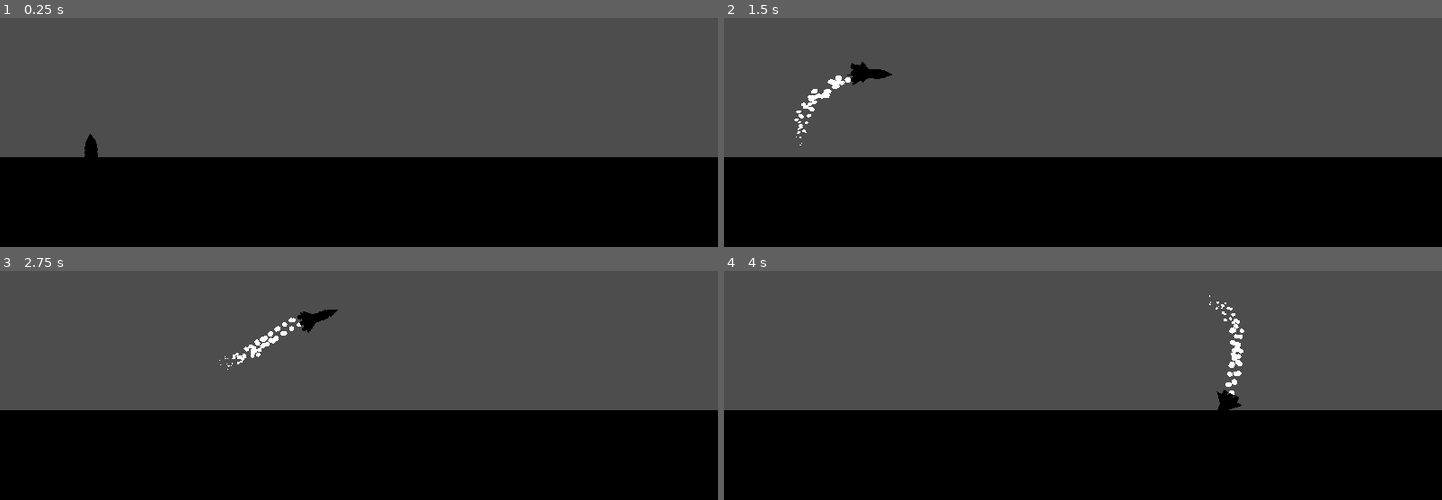
Above: before the commit, frames 1-4 (two rows, left to right).
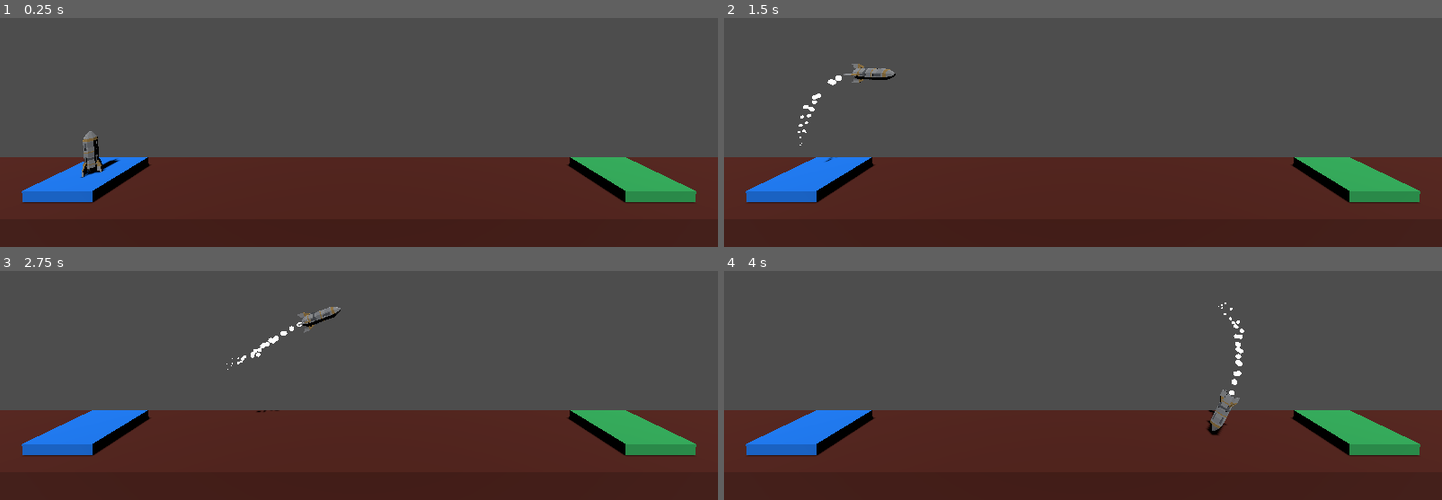
Above: after the commit, the same moments.

Repository: CharlExMachina/godot-3d-project-boost
Game: Godot game, scene res://level/level.tscn
Same seed, same stepped clock (60 frames per second), same inputs: the game is played once before the commit and once after it.
Inputs:
- Up to frame 1 (0.25 s): no input
- Up to frame 2 (1.5 s): tap Enter at 0.5 s; hold D (rotate_right) 0.53-1.28 s; hold Space (boost) 0.53-1.28 s; hold A (rotate_left) from 1.28 s (still down); tap Space (boost) at 1.35 s
- Up to frame 3 (2.75 s): release A (rotate_left) at 2.03 s; hold D (rotate_right) from 2.03 s (still down); hold Space (boost) from 2.03 s (still down)
- Up to frame 4 (4 s): release Space (boost) at 2.78 s; tap Space (boost) at 2.85 s; release D (rotate_right) at 3.53 s; hold A (rotate_left) from 3.53 s (still down); hold Space (boost) from 3.53 s (still down)

The runs differ from the first frame. In frame 1, 39% of the frame differs, in the area x 0-100%, y 49-100%; in frame 2, 39%, in the area x 0-100%, y 19-100%; in frame 3, 39%; in frame 4, 39%.

Commit message:
Update player's model

Diff:
--- a/level/level.tscn
+++ b/level/level.tscn
@@ -39,3 +39,7 @@
 
 [node name="Player" parent="." instance=ExtResource("1_u52ul")]
 transform = Transform3D(1, 0, 0, 0, 1, 0, 0, 0, 1, -12.8796, 1.5, 0)
+
+[node name="DirectionalLight3D" type="DirectionalLight3D" parent="."]
+transform = Transform3D(1, 0, 0, 0, 0.563973, 0.825793, 0, -0.825793, 0.563973, 0, 13.4884, 0)
+shadow_enabled = true
--- a/player.gd
+++ b/player.gd
@@ -5,8 +5,6 @@
 @onready var success_audio: AudioStreamPlayer = $SuccessAudio
 @onready var rocket_audio: AudioStreamPlayer3D = $RocketAudio
 @onready var booster_particles: GPUParticles3D = $BoosterParticles
-@onready var booster_particles_left: GPUParticles3D = $BoosterParticlesLeft
-@onready var booster_particles_right: GPUParticles3D = $BoosterParticlesRight
 @onready var explosion_particles: GPUParticles3D = $ExplosionParticles
 @onready var success_particles: GPUParticles3D = $SuccessParticles
 
@@ -32,16 +30,10 @@
 		rocket_audio.stop()
 
 	if Input.is_action_pressed("rotate_left") and not Input.is_action_pressed("rotate_right"):
-		booster_particles_right.emitting = true
 		apply_torque(Vector3(0.0, 0.0, torque * delta))
-	else:
-		booster_particles_right.emitting = false
 
 	if Input.is_action_pressed("rotate_right") and not Input.is_action_just_released("rotate_left"):
-		booster_particles_left.emitting = true
 		apply_torque(Vector3(0.0, 0.0, -torque * delta))
-	else:
-		booster_particles_left.emitting = false
 
 	if Input.is_action_just_pressed("ui_cancel"):
 		get_tree().quit()
@@ -61,8 +53,6 @@
 
 func crash_sequence() -> void:
 	booster_particles.emitting = false
-	booster_particles_left.emitting = false
-	booster_particles_right.emitting = false
 	rocket_audio.stop()
 
 	explosion_particles.emitting = true
--- a/player.tscn
+++ b/player.tscn
@@ -7,52 +7,15 @@
 [ext_resource type="PackedScene" uid="uid://f0ow11apxf6h" path="res://particles/booster_particles.tscn" id="5_sweqy"]
 [ext_resource type="PackedScene" uid="uid://dcecb8hw7dbrv" path="res://particles/explosion_particles.tscn" id="6_2hs0m"]
 [ext_resource type="PackedScene" uid="uid://jfwajmrh6ca7" path="res://particles/success_particles.tscn" id="7_1jxqw"]
-[ext_resource type="Material" uid="uid://bnubiwtkpn3vv" path="res://ship_red_material.tres" id="8_dw050"]
-[ext_resource type="Material" uid="uid://datungp0vjhug" path="res://ship_white_material.tres" id="8_nvl01"]
-[ext_resource type="Material" uid="uid://dl5m4ph82uplw" path="res://ship_orange_material.tres" id="10_ivps1"]
-[ext_resource type="Material" uid="uid://betgcjhvvvey" path="res://ship_black_material.tres" id="11_urp6f"]
+[ext_resource type="PackedScene" uid="uid://cs1xo073nwgkf" path="res://player/rocket_baseB.glb" id="12_u1c27"]
+[ext_resource type="PackedScene" uid="uid://c4wxt3aq6dtni" path="res://player/rocket_finsA.glb" id="13_op7ga"]
+[ext_resource type="PackedScene" uid="uid://bd7n62gn7jyaf" path="res://player/rocket_fuelA.glb" id="14_q13i1"]
+[ext_resource type="PackedScene" uid="uid://dli8i4j2fam4x" path="res://player/rocket_sidesA.glb" id="15_pylmc"]
+[ext_resource type="PackedScene" uid="uid://rrhlop3ixweh" path="res://player/rocket_topA.glb" id="16_pbfsw"]
 
 [sub_resource type="CylinderMesh" id="CylinderMesh_hqtel"]
 
 [sub_resource type="CylinderShape3D" id="CylinderShape3D_4flbx"]
-
-[sub_resource type="CylinderMesh" id="CylinderMesh_1jxqw"]
-top_radius = 0.2
-bottom_radius = 0.2
-height = 1.2
-
-[sub_resource type="CylinderMesh" id="CylinderMesh_dw050"]
-top_radius = 0.0
-bottom_radius = 0.2
-height = 0.5
-
-[sub_resource type="CylinderMesh" id="CylinderMesh_b26j0"]
-top_radius = 0.22
-bottom_radius = 0.22
-height = 0.12
-
-[sub_resource type="CylinderMesh" id="CylinderMesh_n7ghd"]
-top_radius = 0.14
-bottom_radius = 0.14
-height = 0.12
-
-[sub_resource type="PrismMesh" id="PrismMesh_n7ghd"]
-left_to_right = 0.0
-size = Vector3(0.4, 0.5, 0.04)
-
-[sub_resource type="PrismMesh" id="PrismMesh_nvl01"]
-left_to_right = 1.0
-size = Vector3(0.4, 0.5, 0.04)
-
-[sub_resource type="CylinderMesh" id="CylinderMesh_nvl01"]
-top_radius = 0.1
-bottom_radius = 0.1
-height = 0.3
-
-[sub_resource type="TorusMesh" id="TorusMesh_1jxqw"]
-inner_radius = 0.128
-outer_radius = 0.212
-rings = 32
 
 [node name="Player" type="RigidBody3D"]
 axis_lock_linear_z = true
@@ -88,111 +51,27 @@
 [node name="BoosterParticles" parent="." instance=ExtResource("5_sweqy")]
 transform = Transform3D(1, 0, 0, 0, 1, 0, 0, 0, 1, 0, -1, 0)
 
-[node name="BoosterParticlesRight" parent="." instance=ExtResource("5_sweqy")]
-transform = Transform3D(1, 0, 0, 0, 1, 0, 0, 0, 1, 0.294062, -1, 0)
-
-[node name="BoosterParticlesLeft" parent="." instance=ExtResource("5_sweqy")]
-transform = Transform3D(1, 0, 0, 0, 1, 0, 0, 0, 1, -0.301063, -1, 0)
-
 [node name="ExplosionParticles" parent="." instance=ExtResource("6_2hs0m")]
 
 [node name="SuccessParticles" parent="." instance=ExtResource("7_1jxqw")]
 
-[node name="Body" type="MeshInstance3D" parent="."]
-transform = Transform3D(1, 0, 0, 0, 1, 0, 0, 0, 1, 0, -0.25, 0)
-material_override = ExtResource("8_nvl01")
-mesh = SubResource("CylinderMesh_1jxqw")
+[node name="Body" type="Node3D" parent="."]
+transform = Transform3D(1, 0, 0, 0, 1, 0, 0, 0, 1, 0, 0, -0.75)
+metadata/_edit_group_ = true
 
-[node name="Cockpit" type="MeshInstance3D" parent="Body"]
-transform = Transform3D(1, 0, 0, 0, 1, 0, 0, 0, 1, 0, 0.925, 0)
-material_override = ExtResource("8_nvl01")
-mesh = SubResource("CylinderMesh_dw050")
-skeleton = NodePath("../..")
+[node name="rocket_baseB2" parent="Body" instance=ExtResource("12_u1c27")]
+transform = Transform3D(0.5, 0, 0, 0, 0.5, 0, 0, 0, 0.5, -1, -0.99, 0)
 
-[node name="OuterRing" type="MeshInstance3D" parent="Body"]
-transform = Transform3D(1, 0, 0, 0, 1, 0, 0, 0, 1, 0, 0.509185, 0)
-material_override = ExtResource("8_dw050")
-mesh = SubResource("CylinderMesh_b26j0")
+[node name="rocket_finsA2" parent="Body" instance=ExtResource("13_op7ga")]
+transform = Transform3D(0.5, 0, 0, 0, 0.5, 0, 0, 0, 0.5, -1, -0.492, 0)
 
-[node name="CockpitBridge" type="MeshInstance3D" parent="Body"]
-transform = Transform3D(1, 0, 0, 0, 1, 0, 0, 0, 1, 0, 0.638633, 0)
-material_override = ExtResource("8_nvl01")
-mesh = SubResource("CylinderMesh_n7ghd")
+[node name="rocket_fuelA2" parent="Body" instance=ExtResource("14_q13i1")]
+transform = Transform3D(0.5, 0, 0, 0, 0.5, 0, 0, 0, 0.5, -1, -0.144089, 0)
 
-[node name="OuterRing2" type="MeshInstance3D" parent="Body"]
-transform = Transform3D(1, 0, 0, 0, 1, 0, 0, 0, 1, 0, 0.296421, 0)
-material_override = ExtResource("8_dw050")
-mesh = SubResource("CylinderMesh_b26j0")
+[node name="rocket_sidesA2" parent="Body" instance=ExtResource("15_pylmc")]
+transform = Transform3D(0.5, 0, 0, 0, 0.5, 0, 0, 0, 0.5, -1, 0.106616, 0)
 
-[node name="OuterRing3" type="MeshInstance3D" parent="Body"]
-transform = Transform3D(1, 0, 0, 0, 1, 0, 0, 0, 1, 0, 0.0746808, 0)
-material_override = ExtResource("8_dw050")
-mesh = SubResource("CylinderMesh_b26j0")
-
-[node name="FrontWingsContainer" type="Node3D" parent="Body"]
-
-[node name="WingLeft" type="MeshInstance3D" parent="Body/FrontWingsContainer"]
-transform = Transform3D(-0.853551, 0, -0.52101, 0, 1, 0, 0.52101, 0, -0.853551, -0.334, -0.254, 0.193)
-material_override = ExtResource("10_ivps1")
-mesh = SubResource("PrismMesh_n7ghd")
-skeleton = NodePath("../..")
-
-[node name="WingCenter" type="MeshInstance3D" parent="Body/FrontWingsContainer"]
-transform = Transform3D(0, 0, 1, 0, 1, 0, -1, 0, 0, -5.75483e-05, -0.254407, 0.355877)
-material_override = ExtResource("10_ivps1")
-mesh = SubResource("PrismMesh_nvl01")
-skeleton = NodePath("../..")
-
-[node name="WingRight" type="MeshInstance3D" parent="Body/FrontWingsContainer"]
-transform = Transform3D(0.903163, 0, -0.429298, 0, 1, 0, 0.429298, 0, 0.903163, 0.334267, -0.254407, 0.19264)
-material_override = ExtResource("10_ivps1")
-mesh = SubResource("PrismMesh_n7ghd")
-skeleton = NodePath("../..")
-
-[node name="BackWingsContainer" type="Node3D" parent="Body"]
-transform = Transform3D(-1, 0, -8.74228e-08, 0, 1, 0, 8.74228e-08, 0, -1, 0, 0, 0)
-
-[node name="WingLeft" type="MeshInstance3D" parent="Body/BackWingsContainer"]
-transform = Transform3D(-0.853551, 0, -0.52101, 0, 1, 0, 0.52101, 0, -0.853551, -0.334, -0.254, 0.193)
-material_override = ExtResource("10_ivps1")
-mesh = SubResource("PrismMesh_n7ghd")
-skeleton = NodePath("../..")
-
-[node name="WingCenter" type="MeshInstance3D" parent="Body/BackWingsContainer"]
-transform = Transform3D(0, 0, 1, 0, 1, 0, -1, 0, 0, -5.75483e-05, -0.254407, 0.355877)
-material_override = ExtResource("10_ivps1")
-mesh = SubResource("PrismMesh_nvl01")
-skeleton = NodePath("../..")
-
-[node name="WingRight" type="MeshInstance3D" parent="Body/BackWingsContainer"]
-transform = Transform3D(0.903163, 0, -0.429298, 0, 1, 0, 0.429298, 0, 0.903163, 0.334267, -0.254407, 0.19264)
-material_override = ExtResource("10_ivps1")
-mesh = SubResource("PrismMesh_n7ghd")
-skeleton = NodePath("../..")
-
-[node name="BoosterCenter" type="MeshInstance3D" parent="Body"]
-transform = Transform3D(1, 0, 0, 0, 1, 0, 0, 0, 1, 0, -0.597432, 0)
-material_override = ExtResource("11_urp6f")
-mesh = SubResource("CylinderMesh_nvl01")
-
-[node name="BoosterRight" type="MeshInstance3D" parent="Body"]
-transform = Transform3D(1, 0, 0, 0, 1, 0, 0, 0, 1, 0.300147, -0.597432, 0)
-material_override = ExtResource("11_urp6f")
-mesh = SubResource("CylinderMesh_nvl01")
-
-[node name="BoosterLeft" type="MeshInstance3D" parent="Body"]
-transform = Transform3D(1, 0, 0, 0, 1, 0, 0, 0, 1, -0.300402, -0.597432, 0)
-material_override = ExtResource("11_urp6f")
-mesh = SubResource("CylinderMesh_nvl01")
-
-[node name="TubeLeft" type="MeshInstance3D" parent="Body"]
-transform = Transform3D(1, 0, 0, 0, -4.37114e-08, -1, 0, 1, -4.37114e-08, -0.140089, -0.389676, 0)
-material_override = ExtResource("11_urp6f")
-mesh = SubResource("TorusMesh_1jxqw")
-
-[node name="TubeRight" type="MeshInstance3D" parent="Body"]
-transform = Transform3D(1, 0, 0, 0, -4.37114e-08, -1, 0, 1, -4.37114e-08, 0.134544, -0.389676, 0)
-material_override = ExtResource("11_urp6f")
-mesh = SubResource("TorusMesh_1jxqw")
+[node name="rocket_topA2" parent="Body" instance=ExtResource("16_pbfsw")]
+transform = Transform3D(0.5, 0, 0, 0, 0.5, 0, 0, 0, 0.5, -1, 0.606512, 0)
 
 [connection signal="body_entered" from="." to="." method="_on_body_entered"]
Not shown: 1 places in player.tscn that only renumber resources
Binary file added: player/rocket_baseA.glb
Not shown, added: player/rocket_baseA.glb.import
Binary file added: player/rocket_baseB.glb
Not shown, added: player/rocket_baseB.glb.import
Binary file added: player/rocket_finsA.glb
Not shown, added: player/rocket_finsA.glb.import
Binary file added: player/rocket_finsB.glb
Not shown, added: player/rocket_finsB.glb.import
Binary file added: player/rocket_fuelA.glb
Not shown, added: player/rocket_fuelA.glb.import
Binary file added: player/rocket_fuelB.glb
(and 9 more such lines)
